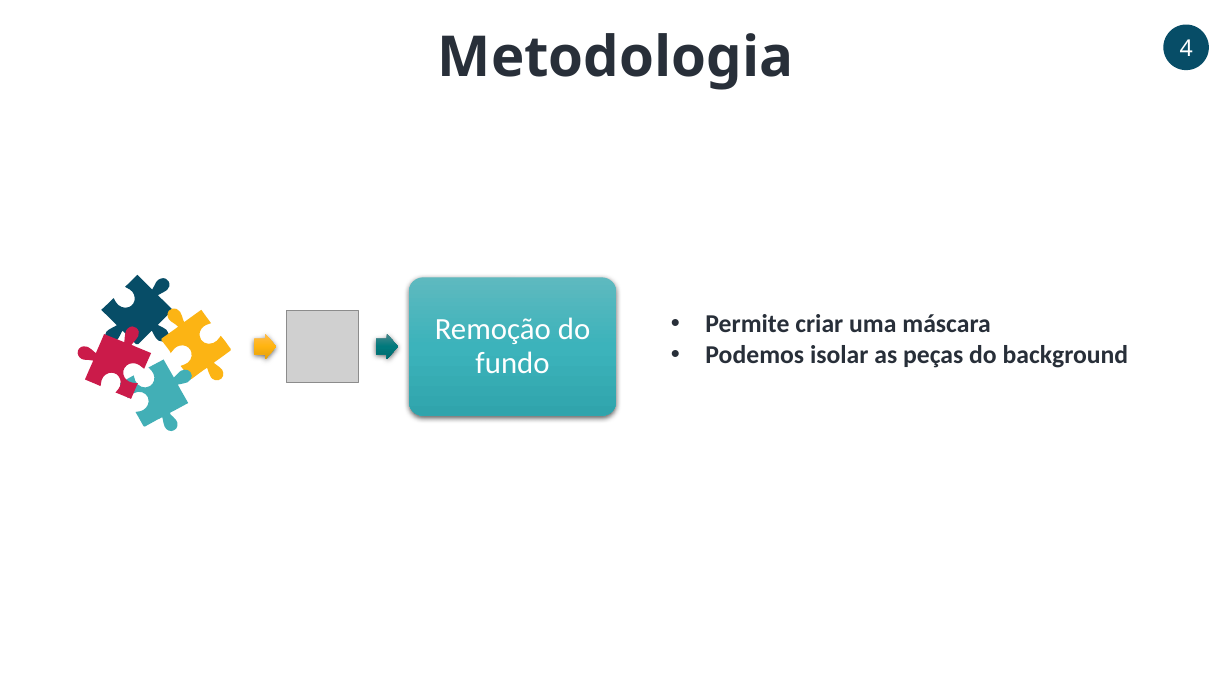
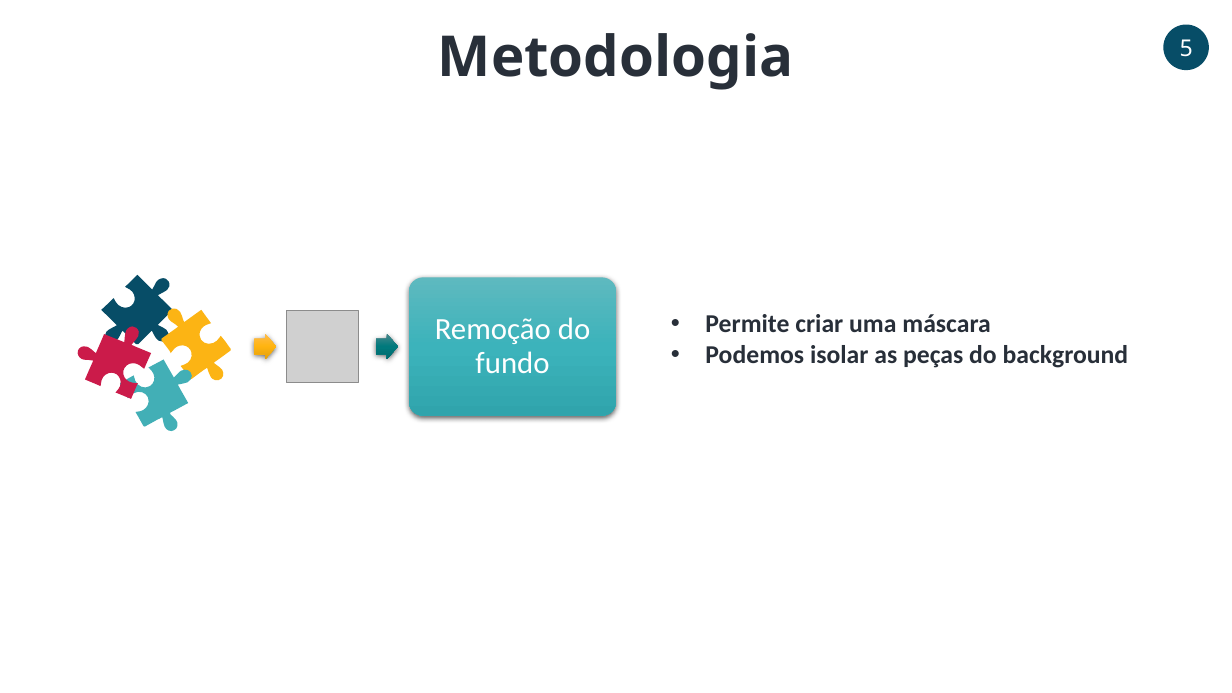
Before and after one commit to PedroCarvalho98/VC2021_22, a slide deck: slide 5 of Project/ApresentacaoFinal.pptx (slide 4 before the commit). Drawn at 1232x693 pixels with LibreOffice and Linux fonts; fonts in the diff are those of the drawing; grey boxes stand for pictures. Boxes give left, top, right and bottom in pixels: in the first picture for what was removed or moved away, otherwise in the second. Text is boxed around its words. In the diff, an @@ line names an element or a change of style, - is before the commit and + after.

```diff
--- a/Project/ApresentacaoFinal.pptx
+++ b/Project/ApresentacaoFinal.pptx
@@ text in ellipse at bbox=[1180, 39, 1193, 57]: text changed @@
-4
+5
```
Also in this commit, not shown: 9 other slides changed, 5 slides added, 2 slides removed.
